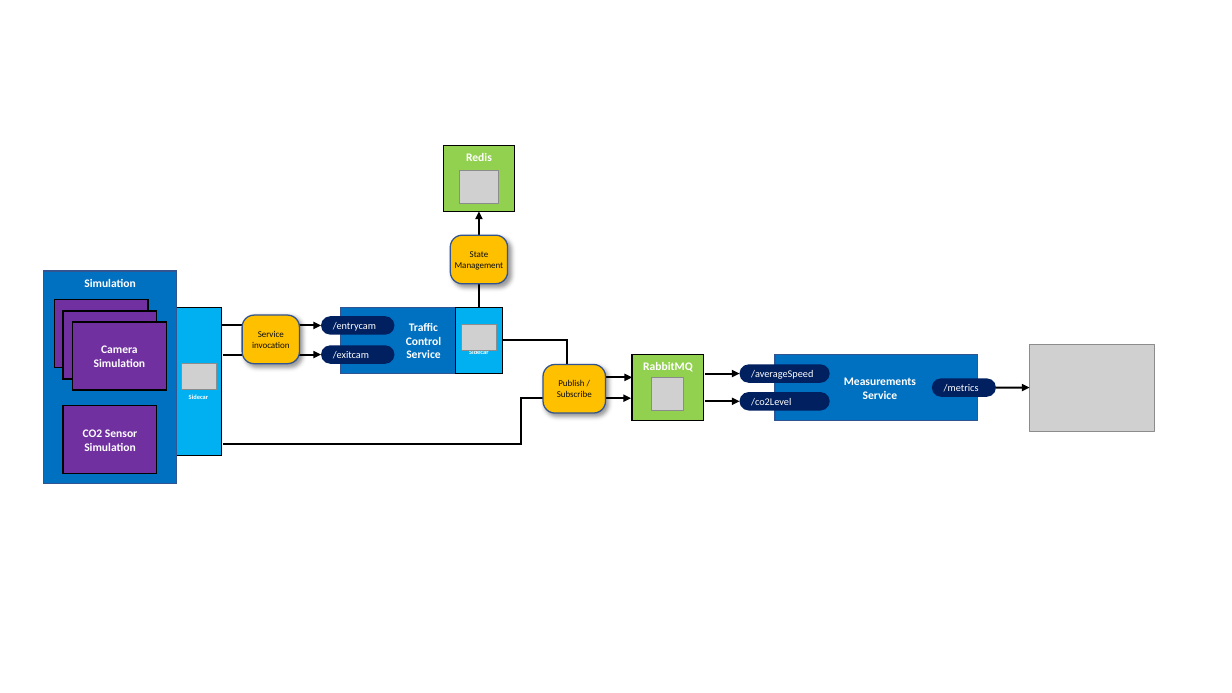
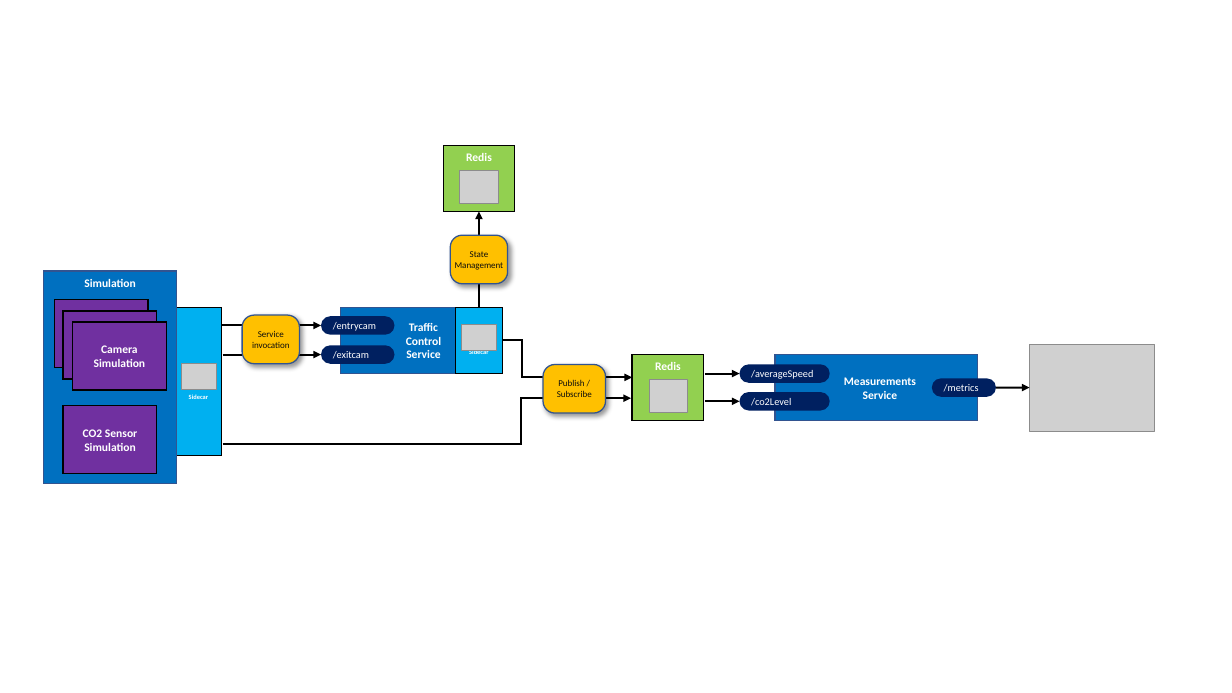
Before and after one commit to EdwinVW/inhouse-event-workshop, a slide deck: slide 5 of img/Figures.pptx. Drawn at 1232x693 pixels with LibreOffice and Linux fonts; fonts in the diff are those of the drawing; grey boxes stand for pictures. Boxes give left, top, right and bottom in pixels: in the first picture for what was removed or moved away, otherwise in the second. Text is boxed around its words. In the diff, an @@ line names an element or a change of style, - is before the commit and + after.

```diff
--- a/img/Figures.pptx
+++ b/img/Figures.pptx
@@ elbow arrow (503, 340) - (632, 377): route changed @@
@@ picture: place and size @@
-picture at bbox=[652, 377, 683, 410]
+picture at bbox=[650, 380, 688, 413]
@@ text in rectangle at bbox=[655, 362, 681, 370]: text changed @@
-RabbitMQ
+Redis
```
Also in this commit, not shown: 1 other slide changed, 3 other files.
